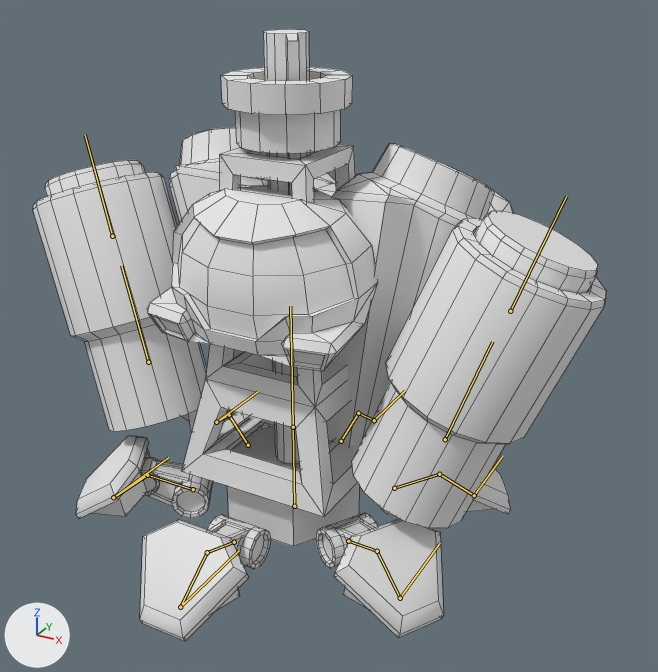
Renders of the Blender file client/Assets/Models/Generals/BlendModels/Albarn.blend from each side of a commit.
Camera for both pictures: a 50 mm lens placed at (13.8, -22.6, 18.0), pointed at (1.2, 0.3, 6.5). The axes (+X, +Y, +Z) are drawn at lower left. The lights are the same throughout. The bones that bend it are drawn over the model as lines. Mesh edges are drawn as thin lines.
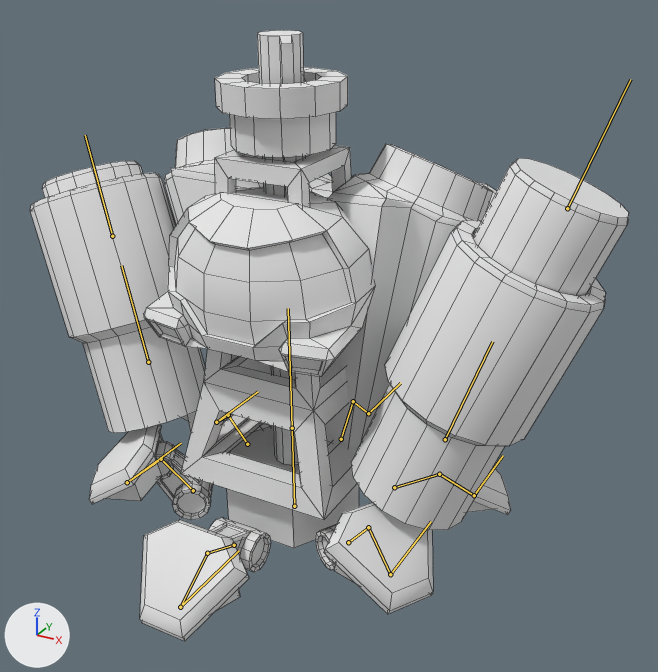
Commit message: Some quick idle animations for the generals.

The newer file adds an action. The first version stands in its rest pose; the second is drawn at frame 158 of the action 'Idle_00'.

What differs and where, as boxes [x1, y1, x2, y2] in the pictures (658 x 672 px):
```json
{"object": "mesh03", "change": "posed", "before": [33, 29, 606, 641], "after": [30, 30, 629, 641]}
{"bone": "RearFootIK.001", "before": "(374, 420) to (405, 390)", "after": "(368, 413) to (400, 383)"}
{"bone": "FrontSideFootIK.L.003", "before": "(400, 598) to (440, 543)", "after": "(390, 574) to (431, 521)"}
{"bone": "FrontSideBootIK.L.002", "before": "(113, 497) to (168, 457)", "after": "(127, 482) to (181, 443)"}
{"bone": "Piston.L", "before": "(510, 311) to (566, 196)", "after": "(567, 208) to (630, 79)"}
```

Edits to the scene script, one JSON object a line:
```json
{"block": "bone_rearfootik_001", "where": "bone_rearfootik_001 = bpy.data.objects['Armature'].pose.bones['RearFootIK.001']"}
{"op": "set", "path": "bone_rearfootik_001.location", "old": "(0.0, 0.0, 0.0)", "new": "(0.03, -0.56, 0.6)"}
{"block": "bone_frontsidefootik_l_003", "where": "bone_frontsidefootik_l_003 = bpy.data.objects['Armature'].pose.bones['FrontSideFootIK.L.003']"}
{"op": "set", "path": "bone_frontsidefootik_l_003.location", "old": "(0.0, 0.0, 0.0)", "new": "(-0.42, 0.21, 0.54)"}
{"block": "bone_frontsidebootik_l_002", "where": "bone_frontsidebootik_l_002 = bpy.data.objects['Armature'].pose.bones['FrontSideBootIK.L.002']"}
{"op": "set", "path": "bone_frontsidebootik_l_002.location", "old": "(0.0, 0.0, 0.0)", "new": "(0.49, 0.18, 0.66)"}
{"block": "bone_piston_l", "where": "bone_piston_l = bpy.data.objects['Armature'].pose.bones['Piston.L']"}
{"op": "set", "path": "bone_piston_l.location", "old": "(0.0, 0.0, 0.0)", "new": "(0.15, 3.16, -0.07)"}
```
